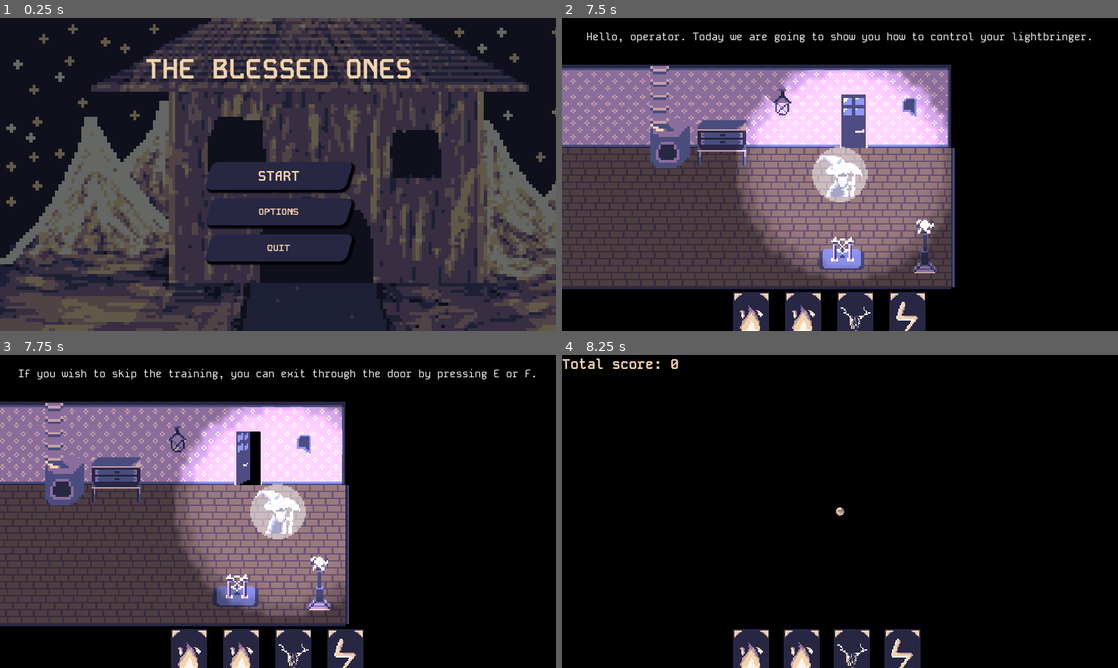
Above: before the commit, frames 1-4 (two rows, left to right).
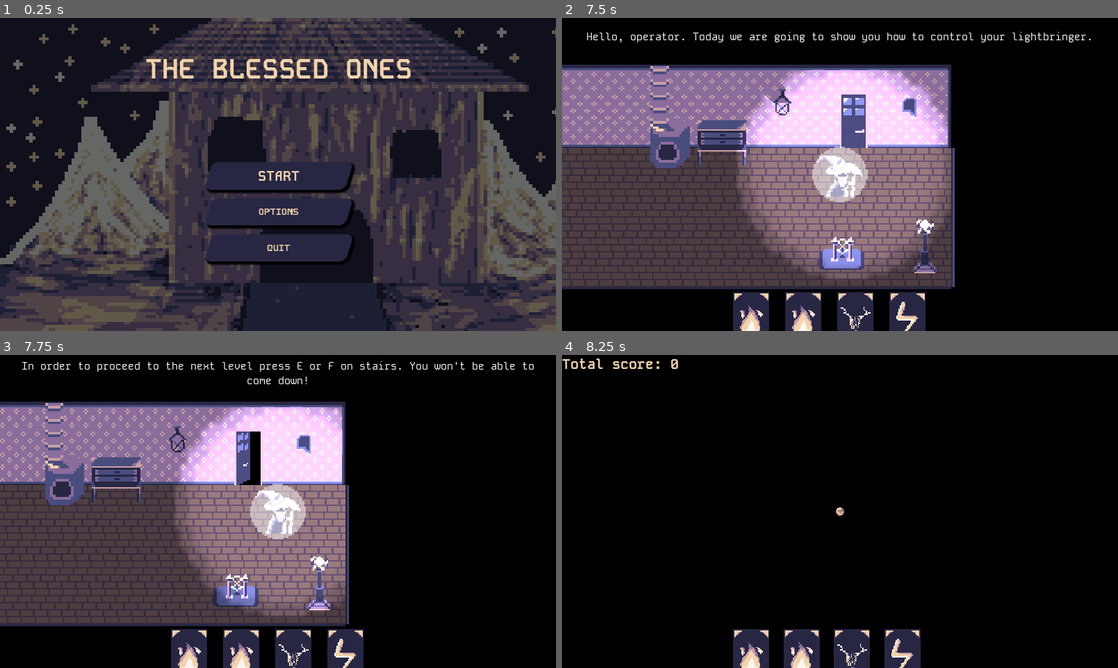
Above: after the commit, the same moments.

Repository: Salach-Malejkum/pirate-software
Game: Godot game, scene res://Scenes/main_menu.tscn
The game is run twice, just before and just after one commit, with the same random seed, the same clock (stepped at 60 frames per second) and the same inputs.
Inputs (mouse positions are in pixels of both pictures, inside the frame that each line leads up to):
- Up to frame 1 (0.25 s): no input
- Up to frame 2 (7.5 s): click "START" at 0.5 s; move the mouse to (890, 133) at 1.27 s; hold W (move_up) 1.28-2.78 s; tap E (open_door) every 0.75 s from 1.35 to 7.35 s; click (890, 133) at 1.42 s; move the mouse to (751, 321) at 2.02 s; click (751, 321) at 2.17 s; tap Enter at 2.75 s; move the mouse to (801, 321) at 2.77 s; hold A (move_left) 2.78-4.28 s; click (801, 321) at 2.92 s; move the mouse to (856, 321) at 3.52 s; click (856, 321) at 3.67 s; move the mouse to (906, 321) at 4.27 s; hold S (move_down) 4.28-5.03 s; click (906, 321) at 4.42 s; move the mouse to (1017, 33) at 5.02 s; hold D (move_right) 5.03-5.78 s; click (1017, 33) at 5.17 s; move the mouse to (1012, 168) at 5.77 s; hold W (move_up) 5.78-6.53 s; click (1012, 168) at 5.92 s; move the mouse to (945, 102) at 6.52 s; hold D (move_right) from 6.53 s (still down); click (945, 102) at 6.67 s; move the mouse to (967, 249) at 7.27 s; click (967, 249) at 7.42 s
- Up to frame 3 (7.75 s): keep holding D (move_right)
- Up to frame 4 (8.25 s): keep holding D (move_right); move the mouse to (1006, 558) at 8.02 s; tap E (open_door) at 8.1 s; click (1006, 558) at 8.17 s

Frames 1-2 are identical in both runs. In frame 3, 1.4% of the frame differs, in the area x 3-97%, y 2-10%; in frame 4, nothing differs.

Commit message:
Adjust tutorial text

Diff:
--- a/Scripts/game_manager.gd
+++ b/Scripts/game_manager.gd
@@ -40,6 +40,7 @@
 
 @export var tutorial_texts : Dictionary = {
 	"Hello, operator. Today we are going to show you how to control your lightbringer." : null,
+	"In order to proceed to the next level press E or F on stairs. You won't be able to come down!" : null,
 	"If you wish to skip the training, you can exit through the door by pressing E or F." : null,
 	"First, move your lightbringer using W A S D keys." : null,
 	"Now, as you can see on the bottom of your screen, we have assigned you the standard operator deck." : null,
